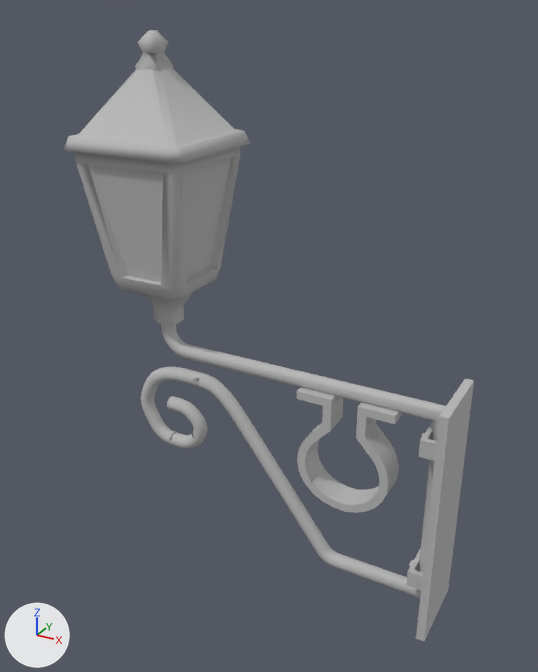
A saved change to the FBX model Assets/Models/WallLantern001.fbx.
Rendered twice from a 50 mm camera at (-1.57, -2.02, 4.63) aimed at (-2.7, 0.02, 3.61). Lighting does not change. The marker at lower left points along +X, +Y and +Z. Where no turn or scale is listed for an object, it has been applied to the vertices. Vertices at the same position are counted once.
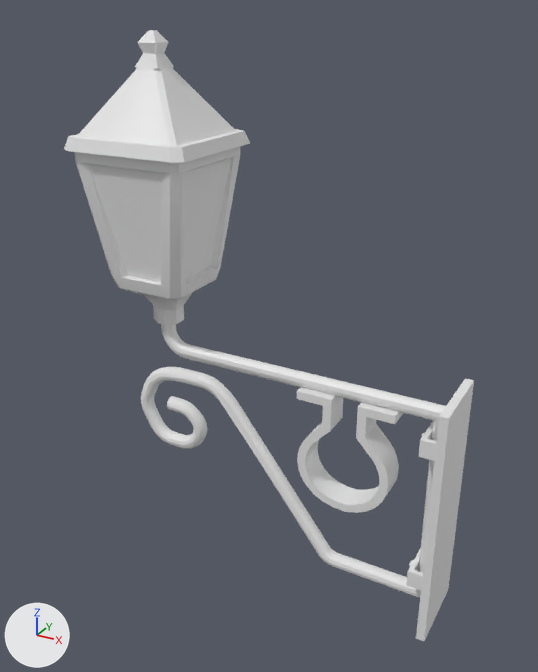
The newer file is also turned or shifted as a whole; pictures and numbers use the older file's frame.

Changed parts and their boxes (x1, y1, x2, y2) in the pictures (538 x 672 px):
part 1 of me_mesh, cut back
    before: (64, 30, 443, 598)
    after: (144, 374, 417, 591)
part 2 of me_mesh, recoloured
    both: (77, 30, 474, 641)

The change, as a list of edits to the scene's bpy script:
```text
Change me_mesh:
    used by ob_box002; location = (-2.026, 0.028, 3.111)
    remove me_mesh.from_pydata(...)  # 2077 vertices, 4122 faces; spans x -1.34..0.0, y -0.22..0.22, z -0.43..1.46
    add me_mesh.from_pydata(...)  # 1283 vertices, 2534 faces; spans x -1.34..0.0, y -0.22..0.22, z -0.43..1.46
    me_mesh part 1: 19 vertices moved within x -1.21..-0.1, y -0.03..0.02, z -0.33..0.23; 794 vertices removed from x -1.32..-0.1, y -0.2..0.21, z -0.37..1.46
    me_mesh part 2: 857 faces spanning x -1.34..0.0, y -0.22..0.22, z -0.43..1.46 switch from mat_material__2 (grey #b9b9b9) to no material
    me_mesh part 3: the surface is now shaded flat
```
